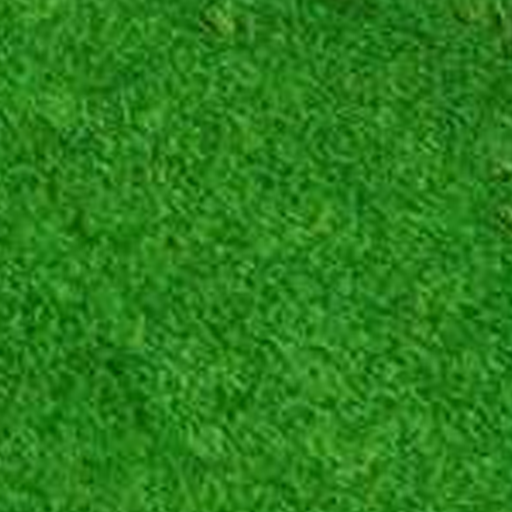
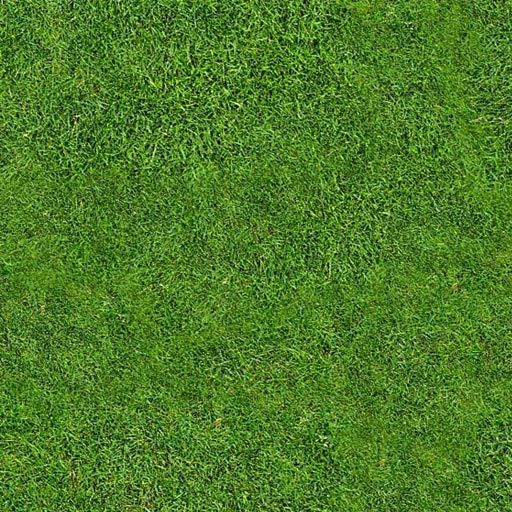
Two versions of the same layered image (512x512). Layer-by-layer changes:
added layer "Layer 5" above "Layer 4" over (x1=0, y1=0, x2=512, y2=512)
